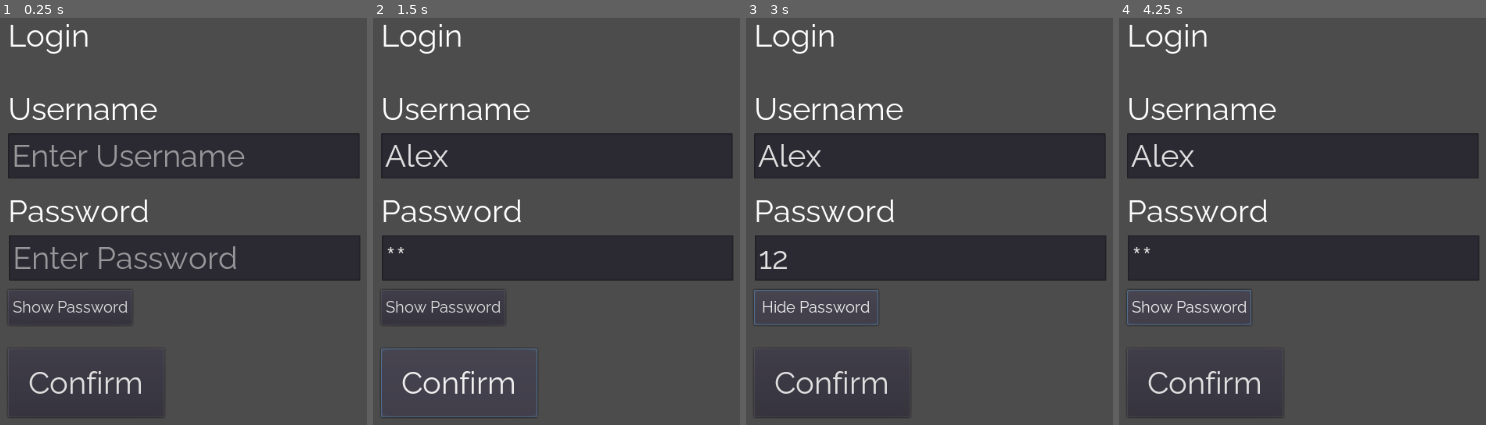
Above: before the commit, frames 1-4 (left to right).
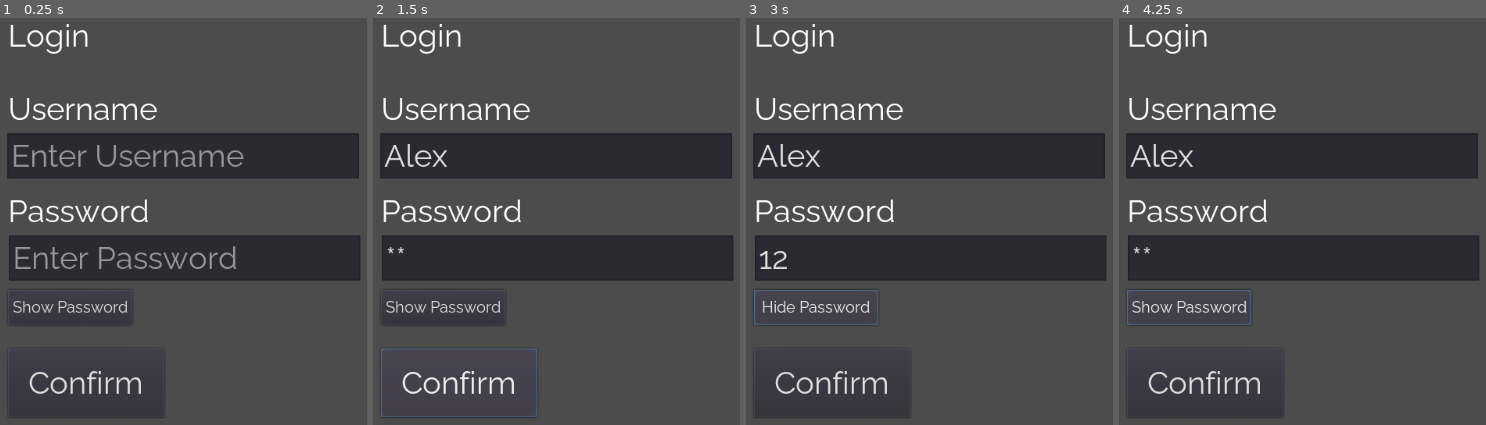
Above: after the commit, the same moments.

Repository: BasedSoup/Guacamole
Game: Godot game, scene res://Scenes/Login.tscn
Same seed, same stepped clock (60 frames per second), same inputs: the game is played once before the commit and once after it.
Inputs (mouse positions are in pixels of both pictures, inside the frame that each line leads up to):
- Up to frame 1 (0.25 s): no input
- Up to frame 2 (1.5 s): click (556, 156) at 0.52 s; type "Alex" at 0.6 s; click (556, 258) at 0.75 s; type "12" at 0.83 s; click "Confirm" at 1.25 s
- Up to frame 3 (3 s): click "Confirm" at 2 s; click "Show Password" at 2.75 s
- Up to frame 4 (4.25 s): click "Hide Password" at 3.5 s

The runs differ from the first frame. In frame 1, 0.7% of the frame differs, in the area x 1-99%, y 28-40%; in frame 2, 0.3%; in frame 3, 0.3%; in frame 4, 0.3%.
Error in both runs: Invalid get index 'Users' (on base: 'Nil'). (res://Scripts/LoginButton.gd:39)

Commit message:
Save Paths

Diff:
--- a/Scenes/Login.tscn
+++ b/Scenes/Login.tscn
@@ -53,6 +53,8 @@
 }
 
 [node name="UsernameInput" type="LineEdit" parent="Button"]
+anchor_left = -0.00471939
+anchor_right = -0.00471939
 margin_top = -275.0
 margin_right = 450.0
 margin_bottom = -217.0
--- a/Scripts/globalVar.gd
+++ b/Scripts/globalVar.gd
@@ -4,8 +4,10 @@
 # Declare member variables here. Examples:
 # var a = 2
 # var b = "text"
-const savePath = "N:/GuacamoleCFG/save_game.dat"
-#const path = "N:/GuacamoleCFG/save_game.dat"
+
+#const savePath = "N:/GuacamoleCFG/save_game.dat"
+const savePath = "D:/Docs/Charlie/GuacamoleCFG/save_game.dat"
+
 var user
 var selectedMole
 var animal
